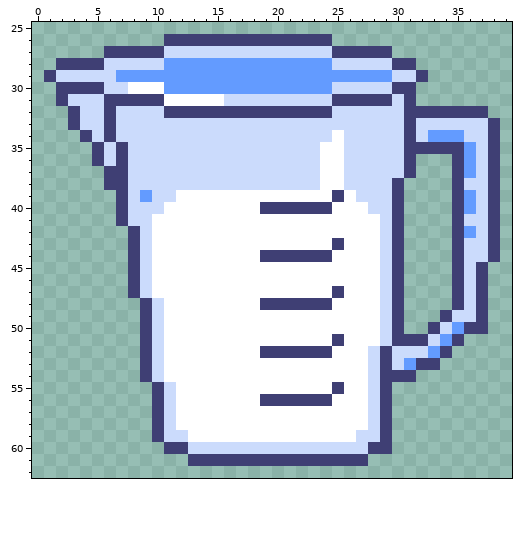
Two versions of one pixel-art file, sprites/blender.aseprite. That is the earlier state.
40x64 pixels, 1 frame. Shown: x 0..39, y 25..62.
The result:
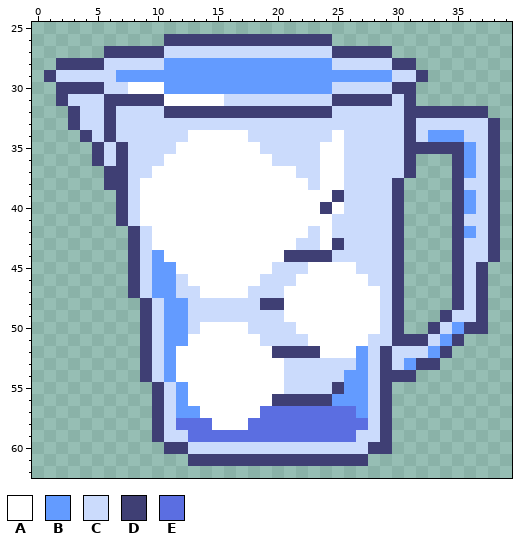
Palette (. is transparent): A #ffffff  B #639bff  C #cbdbfc  D #3f3f74  E #5b6ee1
Diff:
layer "Layer 2" now hidden
layer "Layer 2 Copy" added
layer "Layer 3" now hidden
@@ x 7..30 @@
 33 CCCCCCCCCCCCCCCCCCCCCCCC
-34 CCCCCCCCCCCCCCCCCCACCCCC
-35 DCCCCCCCCCCCCCCCCAACCCCC
-36 DCCCCCCCCCCCCCCCCAACCCCC
-37 DCCCCCCCCCCCCCCCCAACCCCC
-38 DCCCCCCCCCCCCCCCCAACCCCD
-39 DCBCCAAAAAAAAAAAAADACCCD
-40 DCCCAAAAAAAADDDDDDAAACCD
-41 DCCAAAAAAAAAAAAAAAAAAACD
-42 .DCAAAAAAAAAAAAAAAAAAACD
-43 .DCAAAAAAAAAAAAAAADAAACD
-44 .DCAAAAAAAAADDDDDDAAAACD
-45 .DCAAAAAAAAAAAAAAAAAAACD
-46 .DCAAAAAAAAAAAAAAAAAAACD
-47 .DCAAAAAAAAAAAAAAADAAACD
-48 ..DCAAAAAAAADDDDDDAAAACD
-49 ..DCAAAAAAAAAAAAAAAAAACD
-50 ..DCAAAAAAAAAAAAAAAAAACD
-51 ..DCAAAAAAAAAAAAAADAAACD
-52 ..DCAAAAAAAADDDDDDAAACDC
-53 ..DCAAAAAAAAAAAAAAAAACDC
-54 ..DCAAAAAAAAAAAAAAAAACDD
-55 ...DCAAAAAAAAAAAAADAACD.
-56 ...DCAAAAAAADDDDDDAAACD.
-57 ...DCAAAAAAAAAAAAAAAACD.
-58 ...DCAAAAAAAAAAAAAAAACD.
-59 ...DCCAAAAAAAAAAAAAACCD.
+34 CCCCCCAAAAACCCCCCCACCCCC
+35 DCCCCAAAAAAACCCCCAACCCCC
+36 DCCCAAAAAAAAACCCCAACCCCC
+37 DCCAAAAAAAAAAAACCAACCCCC
+38 DCAAAAAAAAAAAAAACAACCCCD
+39 DCAAAAAAAAAAAAAAAADCCCCD
+40 DCAAAAAAAAAAAAAAADACCCCD
+41 DCAAAAAAAAAAAAAAAACCCCCD
+42 .DCAAAAAAAAAAAAACACCCCCD
+43 .DCAAAAAAAAAAAACCADCCCCD
+44 .DCBAAAAAAAAAADDDDCCCCCD
+45 .DCBBAAAAAAAACCCAAAACCCD
+46 .DCBBCAAAAAACCCAAAAAACCD
+47 .DCBBCCAAAACCCAAAAAAAACD
+48 ..DCBBCCCCCCDDAAAAAAAACD
+49 ..DCBBCCCCCCCCAAAAAAAACD
+50 ..DCBBCAAAACCCCAAAAAAACD
+51 ..DCBBAAAAAACCCCAAAAACCD
+52 ..DCBAAAAAAAADDDDAAABCDC
+53 ..DCBAAAAAAAAACCCCCCBCDC
+54 ..DCBAAAAAAAAACCCCCBBCDD
+55 ...DCBAAAAAAAACCCCDBBCD.
+56 ...DCBAAAAAAADDDDDBBBCD.
+57 ...DCBBAAAAAEEEEEEEEBCD.
+58 ...DCEEEAAAEEEEEEEEEECD.
+59 ...DCCEEEEEEEEEEEEEECCD.
 60 ....DDCCCCCCCCCCCCCCCDD.
Pixel boxes of the changes (left, top, right, bottom) in both pictures:
changed: (140, 130, 380, 442)
